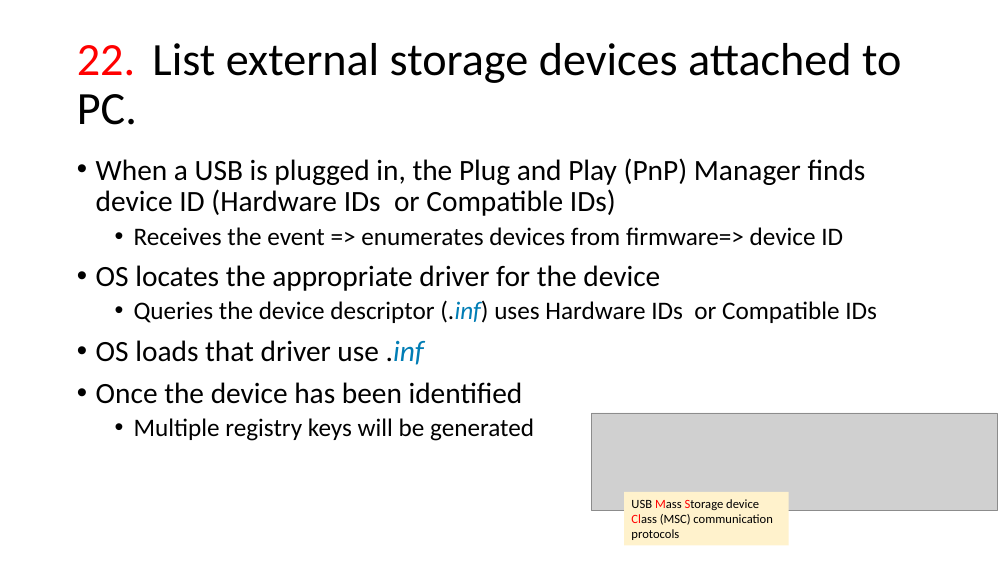
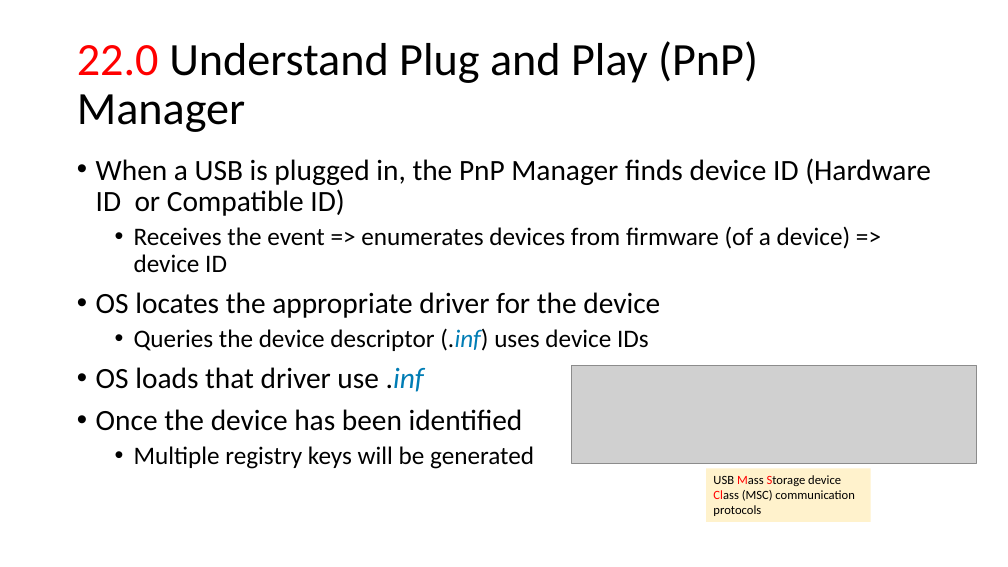
Before and after one commit to frankwxu/digital-forensics-lab, a slide deck: slide 14 of NIST_Data_Leakage_Case/NIST_Data_Leakage_04_Email_USB.pptx (slide 13 before the commit). Drawn at 1008x567 pixels with LibreOffice and Linux fonts; fonts in the diff are those of the drawing; grey boxes stand for pictures; background and template pictures are left out. Boxes give left, top, right and bottom in pixels: in the first picture for what was removed or moved away, otherwise in the second. Text is boxed around its words. In the diff, an @@ line names an element or a change of style, - is before the commit and + after.

```diff
--- a/NIST_Data_Leakage_Case/NIST_Data_Leakage_04_Email_USB.pptx
+++ b/NIST_Data_Leakage_Case/NIST_Data_Leakage_04_Email_USB.pptx
@@ title at bbox=[77, 41, 758, 132]: text changed @@
-22. List external storage devices attached to PC.
+22.0 Understand Plug and Play (PnP) Manager
@@ text at bbox=[96, 158, 931, 272]: text changed @@
-• When a USB is plugged in, the Plug and Play (PnP) Manager finds device ID (Hardware IDs or Compatible IDs)
-  • Receives the event => enumerates devices from firmware=> device ID
+• When a USB is plugged in, the PnP Manager finds device ID (Hardware ID or Compatible ID)
+  • Receives the event => enumerates devices from firmware (of a device) => device ID
@@ text at bbox=[134, 328, 649, 351]: text changed @@
-  • Queries the device descriptor (.inf) uses Hardware IDs or Compatible IDs
+  • Queries the device descriptor (.inf) uses device IDs
@@ picture: place and size @@
-picture at bbox=[592, 413, 997, 510]
+picture at bbox=[572, 365, 977, 463]
@@ rectangle "USB Mass Storage device Class ...": place and size @@
-rectangle "USB Mass Storage device Class ..." at bbox=[624, 492, 789, 546]
+rectangle "USB Mass Storage device Class ..." at bbox=[706, 469, 871, 523]
```
Also in this commit, not shown: 15 other slides changed, 2 slides added, 10 other files.
